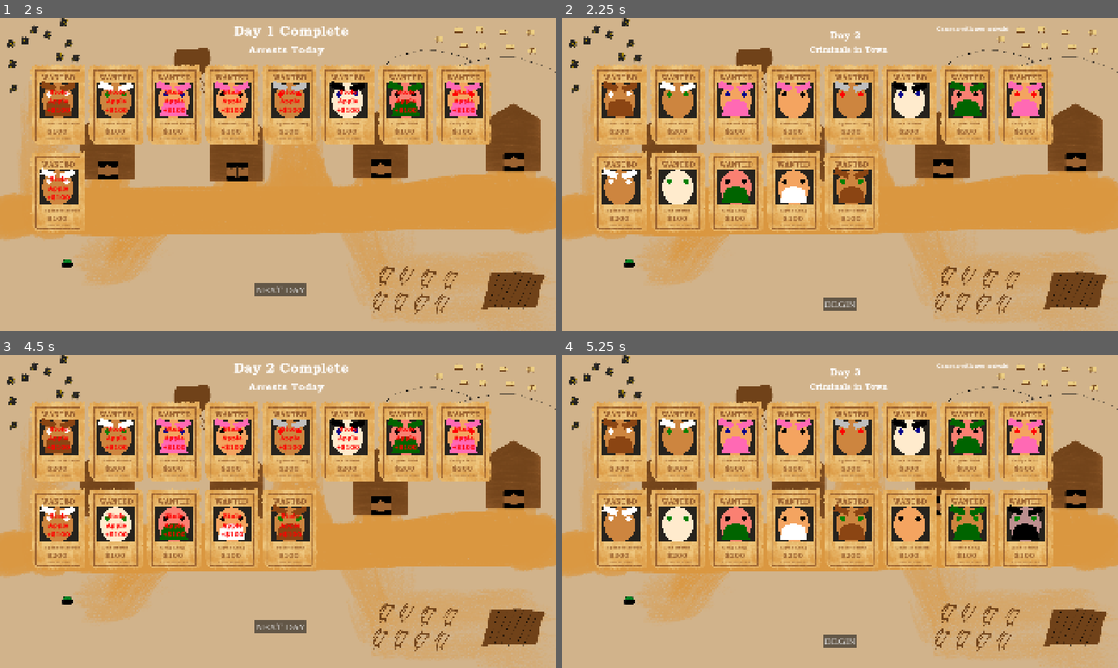
Above: before the commit, frames 1-4 (two rows, left to right).
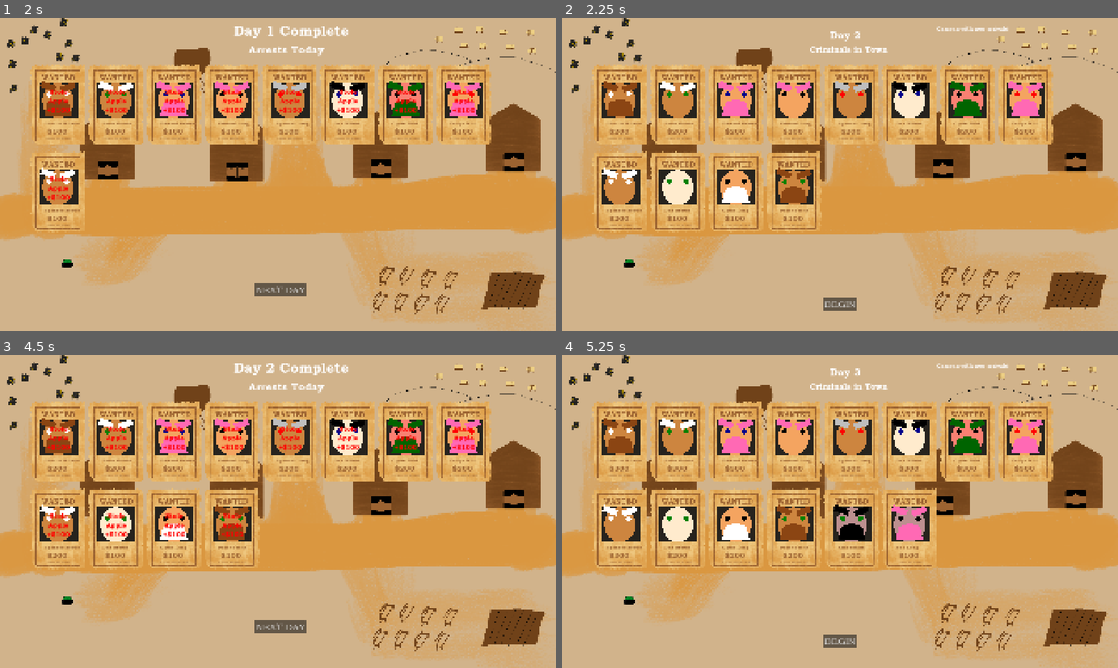
Above: after the commit, the same moments.

Repository: PeterMaidaRobot/Bounty-Game-Jam
Game: Godot game, scene res://main.tscn
Same seed, same stepped clock (60 frames per second), same inputs: the game is played once before the commit and once after it.
Inputs:
- Up to frame 1 (2 s): click "BEGIN" at 0.5 s; click "End Day" at 1.25 s
- Up to frame 2 (2.25 s): click "NEXT DAY" at 2 s
- Up to frame 3 (4.5 s): click "BEGIN" at 2.75 s; click "Buy Cell ($500)" at 3.5 s; click "End Day" at 4.25 s
- Up to frame 4 (5.25 s): click "NEXT DAY" at 5 s

Frame 1 is identical in both runs. In frame 2, 2.8% of the frame differs, in the area x 28-58%, y 42-69%; in frame 3, 2.8%; in frame 4, 6.5%, in the area x 28-89%, y 42-69%.

Commit message:
fixed the win state so it doesn't endlessly generate a new criminal

Diff:
--- a/main.gd
+++ b/main.gd
@@ -366,7 +366,12 @@
 
 
 func add_new_arrival_people():
-	pass # TODO add more people for the number of caravans tha arrive?
+	for i in range(5):
+		var person : Person = Person.constructor(get_random_path())
+		# When this person is clicked, we need to register back to this game engine
+		person.person_clicked.connect(_on_person_clicked)
+		person.bounty = randi_range(0, 1) * 100
+		people.append(person)
 
 
 func generate_wanted_posters():
@@ -424,19 +429,17 @@
 		people.remove_at(people.find(arrested_person)) # unsafe, could be -1
 
 
+func is_free_town():
+	# the town is free from criminals if at least one person has a bounty
+	for person in people:
+		if person.bounty > 0:
+			return false
+	return true
+
 '''
 The start day function will first show all of the wanted posters
 '''
 func start_day():
-
-	# Add more people
-	if day > 0:
-		for i in range(5):
-			var person : Person = Person.constructor(get_random_path())
-			# When this person is clicked, we need to register back to this game engine
-			person.person_clicked.connect(_on_person_clicked)
-			person.bounty = randi_range(0, 1) * 100
-			people.append(person)
 
 	day += 1
 	print("Starting day " + str(day) + "...")
@@ -445,7 +448,9 @@
 
 	remove_arrested_people()
 
-	add_new_arrival_people()
+	# Add more people (if they haven't already won)
+	if day > 1 and not is_free_town():
+		add_new_arrival_people()
 
 	$PosterOverlay/PosterOverlayControls.show()
 	generate_wanted_posters()
